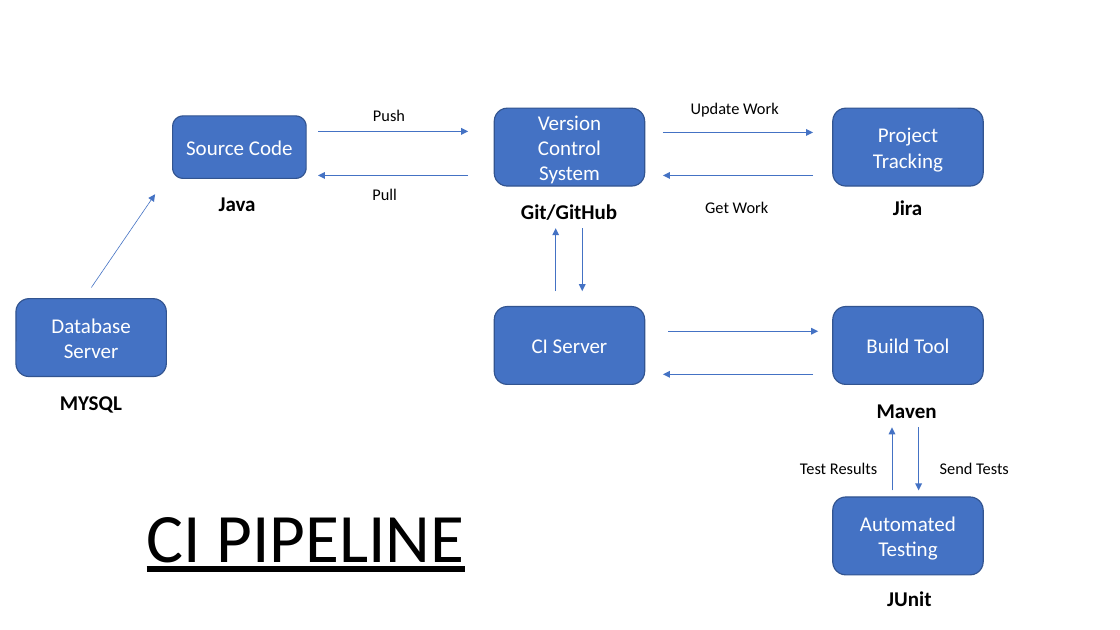
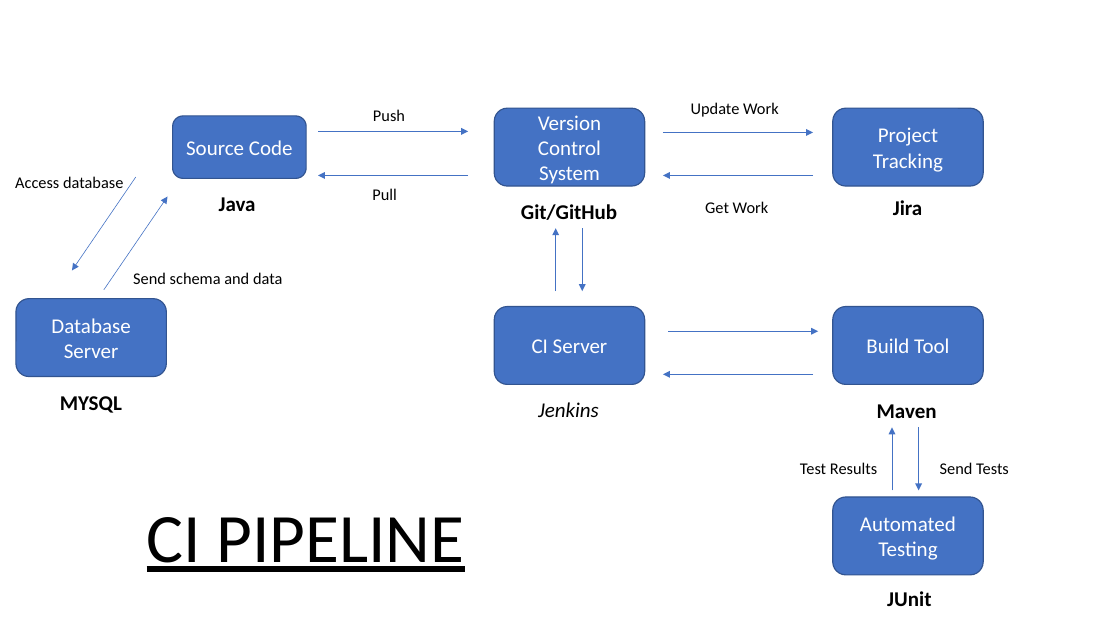
Before and after one commit to Sangiv/IMS-Starter, a slide deck: slide 6 of documentation/IMS-Presentation.pptx (slide 4 before the commit). Drawn at 1120x630 pixels with LibreOffice and Linux fonts; fonts in the diff are those of the drawing. Boxes give left, top, right and bottom in pixels: in the first picture for what was removed or moved away, otherwise in the second. Text is boxed around its words. In the diff, an @@ line names an element or a change of style, - is before the commit and + after.

```diff
--- a/documentation/IMS-Presentation.pptx
+++ b/documentation/IMS-Presentation.pptx
@@ text added at (15, 176, 123, 188), 14 pt, text #000000 @@
+Access database
@@ arrow added from (136, 177) to (72, 271), #4472C4 0.5 pt @@
@@ arrow moved from (92, 287) - (155, 194) to (104, 290) - (167, 197) @@
@@ text added at (133, 272, 282, 284), 14 pt, text #000000 @@
+Send schema and data
@@ text added at (538, 402, 599, 417), 18 pt, text #000000, italic @@
+Jenkins
```
Also in this commit, not shown: 1 other slide changed, 3 slides added, 7 other files.
